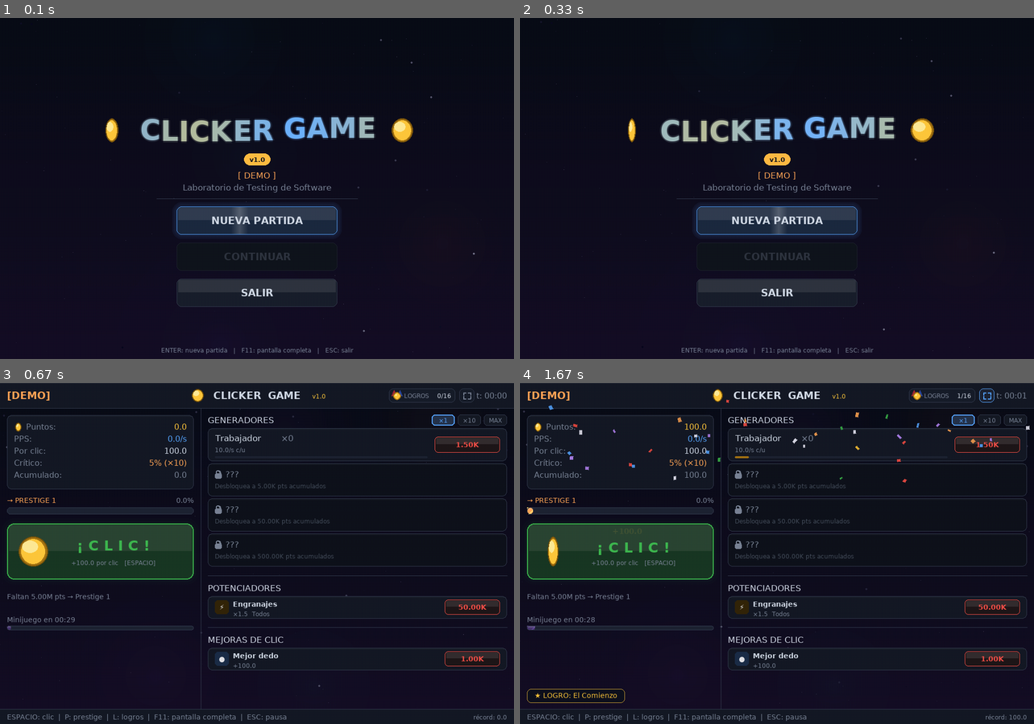
Above: before the commit, frames 1-4 (two rows, left to right).
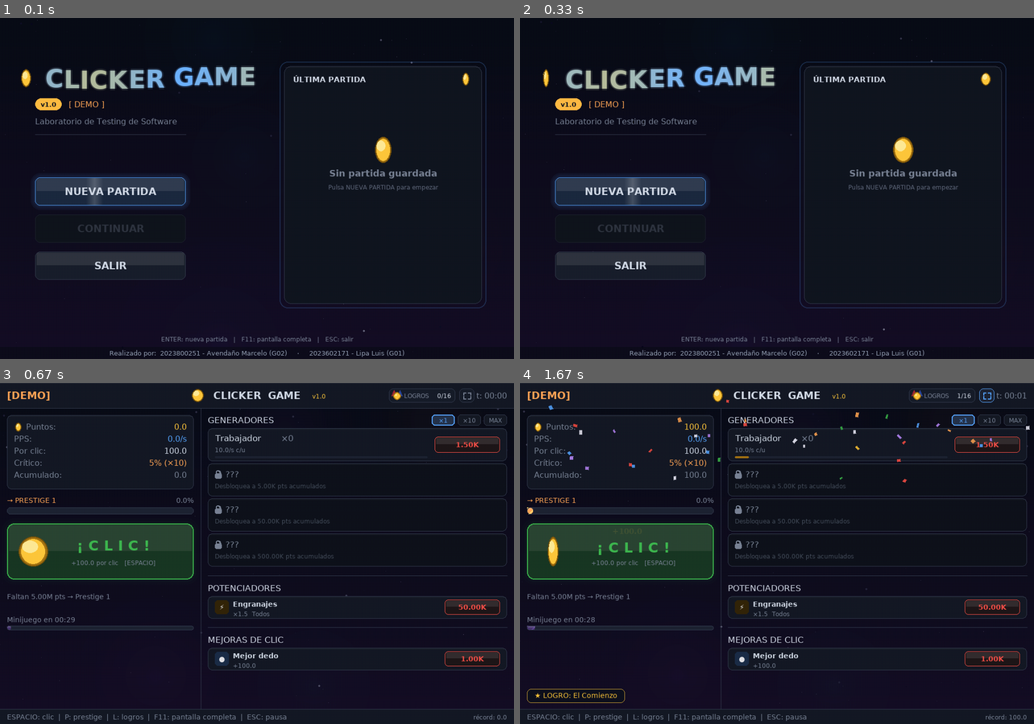
Above: after the commit, the same moments.

Repository: M4FB/Testing-Clicker
Game: pygame game, started from main.py
The game is run twice, just before and just after one commit, with the same random seed, the same clock (stepped at 60 frames per second) and the same inputs.
Inputs (mouse positions are in pixels of both pictures, inside the frame that each line leads up to):
- Up to frame 1 (0.1 s): no input
- Up to frame 2 (0.33 s): no input
- Up to frame 3 (0.67 s): tap Keypad Enter at 0.33 s
- Up to frame 4 (1.67 s): click (617, 550) at 0.72 s; click (941, 396) at 1.05 s; click (987, 396) at 1.38 s

The runs differ from the first frame. In frame 1, 15% of the frame differs, in the area x 4-95%, y 12-100%; in frame 2, 16%; in frame 3, nothing differs; in frame 4, nothing differs.

Commit message:
Se mejoro el menu y se incluyo un resumen

Diff:
--- a/main.py
+++ b/main.py
@@ -33,12 +33,16 @@
     pygame.display.set_caption("Clicker Game")
 
     # ── Música de fondo procedural ────────────────────────────────────────────
-    music = None
+    # Dos pistas distintas: una para el menú (calmada, Fa mayor) y otra para el
+    # juego (chiptune, Do menor). Se alternan según la pantalla activa.
+    music = menu_music = None
+    vol   = (info.get("music_vol", 0.32) if info else 0.32)
     try:
-        from src.music import get_music_sound
+        from src.music import get_music_sound, get_menu_music_sound
         music = get_music_sound()
-        music.set_volume(0.32)
-        music.play(loops=-1)
+        music.set_volume(vol)
+        menu_music = get_menu_music_sound()
+        menu_music.set_volume(vol)
     except Exception as exc:
         print(f"[música] No se pudo iniciar: {exc}", file=sys.stderr)
 
@@ -48,7 +52,15 @@
     from src import sfx
 
     while True:
+        if music:
+            music.stop()
+        if menu_music:
+            menu_music.play(loops=-1)
+
         action = MainMenu(screen).run()
+
+        if menu_music:
+            menu_music.stop()
         if action == "quit":
             break
 
@@ -61,8 +73,12 @@
             if "sfx_vol" in meta:
                 sfx.set_volume(meta["sfx_vol"])
 
+        if music:
+            music.play(loops=-1)
         result = GameUI(screen=screen, music=music,
                         state=state, elapsed=meta.get("elapsed", 0.0)).run()
+        if music:
+            music.stop()
         if result == "quit":
             break
         # result == "menu" → volver al while
--- a/src/menu.py
+++ b/src/menu.py
@@ -1,4 +1,11 @@
-"""Menú principal: gradiente, nebulosas, parallax, título animado."""
+"""Menú principal.
+
+Distribución a dos columnas:
+  • Izquierda  → título animado, identidad del proyecto y botones (alineados).
+  • Derecha    → tarjeta animada con las estadísticas de la última partida.
+Abajo, los créditos de autoría. Fondo procedural (gradiente, nebulosas,
+parallax de estrellas y textos flotantes de ambiente) heredado de fx.py.
+"""
 import math
 import random
 import sys
@@ -6,16 +13,20 @@
 
 import pygame
 
-from src.config import MODE
-from src.save import has_compatible_save
+from src.config import MODE, VICTORY_THRESHOLD
+from src.save import has_compatible_save, save_info
 from src.fx import (
-    BG, BG2, BORDER, TXT, MUTED, ACCENT, GOLD, GREEN, ORANGE, PURPLE,
-    lerp_color, ease_out, draw_text, vgradient,
-    Nebula, StarField, shiny_button, draw_coin,
+    BG, BG2, BORDER, PANEL, TXT, MUTED, ACCENT, GOLD, GREEN, ORANGE, PURPLE,
+    lerp_color, scale_color, draw_text, vgradient,
+    Nebula, StarField, shiny_button, striped_bar, draw_coin, Roll,
 )
+from src.ui.common import fmt, fmt_time, draw_panel
 
 FONT_REG  = "/usr/share/fonts/truetype/dejavu/DejaVuSans.ttf"
 FONT_BOLD = "/usr/share/fonts/truetype/dejavu/DejaVuSans-Bold.ttf"
+
+CREDITS = ("Realizado por:  2023800251 - Avendaño Marcelo (G02)"
+           "     ·     2023602171 - Lipa Luis (G01)")
 
 
 def _font(size, bold=False):
@@ -36,7 +47,7 @@
         self.speed  = random.uniform(16, 42)
         self.text   = random.choice(self._VALUES)
         self.color  = random.choice(self._COLORS)
-        self._alpha = random.randint(50, 110)
+        self._alpha = random.randint(40, 90)
         self._born  = time.time()
         self._life  = random.uniform(5.0, 9.0)
 
@@ -64,35 +75,51 @@
 class MainMenu:
     TITLE = "CLICKER GAME"
 
+    # Geometría de las columnas
+    LX   = 70                      # margen izquierdo
+    PANEL = pygame.Rect(566, 96, 394, 474)   # tarjeta de estadísticas (derecha)
+
     def __init__(self, screen: pygame.Surface):
         self.screen = screen
         self.clock  = pygame.time.Clock()
         self.W      = screen.get_width()
         self.H      = screen.get_height()
 
-        self.f_title = _font(56, bold=True)
-        self.f_sub   = _font(17)
+        self.f_title = _font(50, bold=True)
+        self.f_sub   = _font(16)
         self.f_btn   = _font(20, bold=True)
         self.f_float = _font(13)
         self.f_hint  = _font(12)
         self.f_badge = _font(13, bold=True)
-
-        self.bg_grad  = vgradient(self.W, self.H, BG, BG2)
-        self.nebulas  = [Nebula(self.W, self.H) for _ in range(4)]
-        self.stars    = StarField(self.W, self.H, 130)
+        self.f_card  = _font(15, bold=True)   # cabecera tarjeta
+        self.f_big   = _font(34, bold=True)   # número grande (acumulado)
+        self.f_lbl   = _font(12)              # etiquetas pequeñas
+        self.f_val   = _font(18, bold=True)   # valores
+        self.f_cred  = _font(13)
+
+        self.bg_grad = vgradient(self.W, self.H, BG, BG2)
+        self.nebulas = [Nebula(self.W, self.H) for _ in range(4)]
+        self.stars   = StarField(self.W, self.H, 130)
         self.floats: list[_FloatText] = []
         self._next_float = time.time()
 
-        btn_w, btn_h = 320, 56
-        cx, cy0, gap = self.W // 2, self.H // 2 + 36, 72
+        # ── Botones, alineados a la izquierda (mismo borde, misma anchura) ──
+        btn_w, btn_h, gap = 300, 56, 74
+        cy0 = 318
         self.buttons = [
             {"label": "NUEVA PARTIDA", "action": "new",  "en": True,
-             "rect": pygame.Rect(cx - btn_w // 2, cy0,           btn_w, btn_h)},
+             "rect": pygame.Rect(self.LX, cy0,           btn_w, btn_h)},
             {"label": "CONTINUAR",     "action": "cont", "en": has_compatible_save(),
-             "rect": pygame.Rect(cx - btn_w // 2, cy0 + gap,     btn_w, btn_h)},
+             "rect": pygame.Rect(self.LX, cy0 + gap,     btn_w, btn_h)},
             {"label": "SALIR",         "action": "quit", "en": True,
-             "rect": pygame.Rect(cx - btn_w // 2, cy0 + gap * 2, btn_w, btn_h)},
+             "rect": pygame.Rect(self.LX, cy0 + gap * 2, btn_w, btn_h)},
         ]
+
+        # ── Datos de la última partida + números rodantes (animación) ──────
+        self.save   = save_info()
+        self.r_total = Roll(0.0)
+        self.r_high  = Roll(0.0)
+        self.r_prog  = Roll(0.0)
         self._t0 = time.time()
 
     # ── Loop ──────────────────────────────────────────────────────────────────
@@ -131,6 +158,14 @@
                 n.update(dt)
             self.stars.update(dt)
 
+            # Animación de los contadores de la tarjeta
+            if self.save:
+                self.r_total.tick(float(self.save.get("total_points", 0.0)), dt)
+                self.r_high.tick(float(self.save.get("high_score", 0.0)), dt)
+                prog = min(1.0, float(self.save.get("total_points", 0.0)) /
+                           max(1.0, VICTORY_THRESHOLD))
+                self.r_prog.tick(prog, dt)
+
             mx, my = pygame.mouse.get_pos()
             self._draw(mx, my, now)
             self.clock.tick(60)
@@ -144,19 +179,34 @@
         for f in self.floats:
             f.draw(self.screen, self.f_float)
 
-        cx      = self.W // 2
+        self._draw_left(now)
+        self._draw_panel(now)
+        self._draw_buttons(mx, my, now)
+
+        # ── Pie: créditos de autoría + atajos ──────────────────────────────
+        draw_text(self.screen, "ENTER: nueva partida   |   F11: pantalla completa   |   ESC: salir",
+                  self.f_hint, MUTED, self.W // 2, self.H - 40, "center")
+        cred = self.f_cred.render(CREDITS, True, (150, 162, 182))
+        bar  = pygame.Rect(0, self.H - 24, self.W, 24)
+        strip = pygame.Surface(bar.size, pygame.SRCALPHA)
+        strip.fill((10, 13, 22, 150))
+        self.screen.blit(strip, bar.topleft)
+        self.screen.blit(cred, cred.get_rect(center=(self.W // 2, self.H - 12)))
+        pygame.display.flip()
+
+    # ── Columna izquierda: título + identidad ──────────────────────────────
+    def _draw_left(self, now):
         elapsed = now - self._t0
-        cy_t    = self.H // 2 - 116
-
-        # ── Monedas girando a los lados del título ─────────────────────────
-        tw = self.f_title.size(self.TITLE)[0]
-        draw_coin(self.screen, cx - tw // 2 - 56, cy_t, 24, now, speed=1.2)
-        draw_coin(self.screen, cx + tw // 2 + 56, cy_t, 24, now + 1.3, speed=1.2)
-
-        # ── Título: letras que ondulan con glow ────────────────────────────
-        pulse     = 0.5 + 0.5 * math.sin(elapsed * 1.4)
-        base_col  = lerp_color(ACCENT, (170, 215, 255), pulse * 0.5)
-        x = cx - tw // 2
+        cx      = self.LX
+        base_y  = 120
+
+        # Monedas girando flanqueando el título
+        draw_coin(self.screen, cx - 18, base_y, 18, now, speed=1.2)
+
+        # Título: letras que ondulan con glow, alineadas a la izquierda
+        pulse    = 0.5 + 0.5 * math.sin(elapsed * 1.4)
+        base_col = lerp_color(ACCENT, (170, 215, 255), pulse * 0.5)
+        x = cx + 20
         for i, ch in enumerate(self.TITLE):
             if ch == " ":
                 x += self.f_title.size(" ")[0]
@@ -167,27 +217,28 @@
             glow  = glyph.copy()
             glow.set_alpha(int(26 + 30 * pulse))
             for dx, dy in ((-3, 0), (3, 0), (0, -3), (0, 3)):
-                self.screen.blit(glow, (x + dx, cy_t - glyph.get_height() // 2 + bob + dy))
-            self.screen.blit(glyph, (x, cy_t - glyph.get_height() // 2 + bob))
+                self.screen.blit(glow, (x + dx, base_y - glyph.get_height() // 2 + bob + dy))
+            self.screen.blit(glyph, (x, base_y - glyph.get_height() // 2 + bob))
             x += glyph.get_width()
 
-        # ── Badge de versión + modo ─────────────────────────────────────────
+        # Badge de versión + modo + subtítulo
         badge = self.f_badge.render("v1.0", True, (16, 20, 30))
         bw, bh = badge.get_width() + 22, 24
-        br = pygame.Rect(cx - bw // 2, cy_t + 46, bw, bh)
+        br = pygame.Rect(cx, base_y + 40, bw, bh)
         pygame.draw.rect(self.screen, lerp_color(GOLD, ORANGE, pulse * 0.5), br,
                          border_radius=12)
         self.screen.blit(badge, badge.get_rect(center=br.center))
 
         mode_col = ORANGE if MODE == "demo" else ACCENT
         draw_text(self.screen, f"[ {MODE.upper()} ]", self.f_sub, mode_col,
-                  cx, cy_t + 90, "center")
+                  br.right + 14, br.centery, "midleft")
         draw_text(self.screen, "Laboratorio de Testing de Software", self.f_sub,
-                  MUTED, cx, cy_t + 114, "center")
+                  MUTED, cx, base_y + 86, "midleft")
         pygame.draw.line(self.screen, BORDER,
-                         (cx - 200, cy_t + 136), (cx + 200, cy_t + 136), 1)
-
-        # ── Botones ──────────────────────────────────────────────────────────
+                         (cx, base_y + 112), (cx + 300, base_y + 112), 1)
+
+    # ── Botones ────────────────────────────────────────────────────────────
+    def _draw_buttons(self, mx, my, now):
         for bi, btn in enumerate(self.buttons):
             rect = btn["rect"]
             hov  = btn["en"] and rect.collidepoint(mx, my)
@@ -207,6 +258,99 @@
             draw_text(self.screen, btn["label"], self.f_btn, tc,
                       rect.centerx, rect.centery, "center")
 
-        draw_text(self.screen, "ENTER: nueva partida   |   F11: pantalla completa   |   ESC: salir",
-                  self.f_hint, MUTED, cx, self.H - 18, "center")
-        pygame.display.flip()
+    # ── Tarjeta de estadísticas (derecha) ──────────────────────────────────
+    def _draw_panel(self, now):
+        p = self.PANEL
+        pulse = 0.5 + 0.5 * math.sin(now * 1.6)
+
+        # Glow del borde (animación)
+        gs = pygame.Surface((p.width + 24, p.height + 24), pygame.SRCALPHA)
+        pygame.draw.rect(gs, (*ACCENT, int(28 + 26 * pulse)),
+                         gs.get_rect().inflate(-6, -6), 2, border_radius=16)
+        self.screen.blit(gs, (p.x - 12, p.y - 12))
+        draw_panel(self.screen, p, color=(18, 22, 33), border=BORDER, radius=14)
+
+        pad = 18
+        x0, y = p.x + pad, p.y + pad
+
+        # Cabecera: título + moneda girando + badge de modo
+        draw_text(self.screen, "ÚLTIMA PARTIDA", self.f_card, TXT, x0, y, "topleft")
+        draw_coin(self.screen, p.right - pad - 14, y + 8, 13, now, speed=1.4)
+        save = self.save
+
+        if not save:
+            draw_text(self.screen, "Sin partida guardada", self.f_val, MUTED,
+                      p.centerx, p.centery - 24, "center")
+            draw_text(self.screen, "Pulsa NUEVA PARTIDA para empezar", self.f_lbl,
+                      (96, 106, 124), p.centerx, p.centery + 4, "center")
+            draw_coin(self.screen, p.centerx, p.centery - 70, 26, now, speed=1.1)
+            return
+
+        smode = str(save.get("mode", "?")).upper()
+        mcol  = ORANGE if smode == "DEMO" else ACCENT
+        mbw   = self.f_lbl.size(smode)[0] + 16
+        mbr   = pygame.Rect(p.right - pad - 34 - mbw, y - 2, mbw, 18)
+        # (el badge de modo va a la izquierda de la moneda)
+        mbr.right = p.right - pad - 30
+        pygame.draw.rect(self.screen, (28, 34, 48), mbr, border_radius=9)
+        pygame.draw.rect(self.screen, mcol, mbr, 1, border_radius=9)
+        draw_text(self.screen, smode, self.f_lbl, mcol, mbr.centerx, mbr.centery, "center")
+
+        pygame.draw.line(self.screen, BORDER, (x0, y + 30), (p.right - pad, y + 30), 1)
+        y += 44
+
+        # Número grande: total acumulado (rodante)
+        draw_text(self.screen, "TOTAL ACUMULADO", self.f_lbl, MUTED, x0, y, "topleft")
+        draw_text(self.screen, fmt(self.r_total.v), self.f_big, GOLD, x0, y + 16, "topleft")
+        if save.get("won"):
+            draw_text(self.screen, "★ ¡VICTORIA!", self.f_lbl, GREEN,
+                      p.right - pad, y + 26, "topright")
+        y += 64
+
+        # Barra de progreso hacia la victoria (rayas animadas)
+        draw_text(self.screen, "Progreso a la victoria", self.f_lbl, MUTED, x0, y, "topleft")
+        bar = pygame.Rect(x0, y + 18, p.width - pad * 2, 14)
+        striped_bar(self.screen, bar, self.r_prog.v, GREEN, now=now)
+        draw_text(self.screen, f"{self.r_prog.v * 100:.1f}%", self.f_lbl, TXT,
+                  bar.right, y - 1, "topright")
+        y += 46
+
+        # Récord
+        draw_text(self.screen, "RÉCORD (puntos a la vez)", self.f_lbl, MUTED, x0, y, "topleft")
+        draw_text(self.screen, fmt(self.r_high.v), self.f_val, ACCENT,
+                  p.right - pad, y - 2, "topright")
+        y += 28
+        pygame.draw.line(self.screen, BORDER, (x0, y), (p.right - pad, y), 1)
+        y += 12
+
+        # Rejilla de estadísticas (2 columnas)
+        st = save.get("stats", {}) or {}
+        rows = [
+            ("Clics",       f"{st.get('clicks', 0):,}".replace(",", " "),
+             "Críticos",    f"{st.get('crits', 0):,}".replace(",", " ")),
+            ("Doradas",     str(st.get("golden", 0)),
+             "Minijuegos",  f"{st.get('mini_won', 0)}/"
+                            f"{st.get('mini_won', 0) + st.get('mini_lost', 0)}"),
+            ("Prestigios",  str(save.get("prestige_count", 0)),
+             "Puntos PP",   str(save.get("prestige_points", 0))),
+        ]
+        colw = (p.width - pad * 2) // 2
+        for l1, v1, l2, v2 in rows:
+            self._stat_cell(x0,         y, colw, l1, v1)
+            self._stat_cell(x0 + colw,  y, colw, l2, v2)
+            y += 40
+
+        # Pie de la tarjeta: tiempo jugado + fecha de guardado
+        y = p.bottom - pad - 16
+        pygame.draw.line(self.screen, BORDER, (x0, y - 8), (p.right - pad, y - 8), 1)
+        draw_text(self.screen, f"Tiempo jugado:  {fmt_time(save.get('elapsed', 0.0))}",
+                  self.f_lbl, MUTED, x0, y, "topleft")
+        ts = save.get("saved_at")
+        if ts:
+            when = time.strftime("%d/%m/%Y %H:%M", time.localtime(ts))
+            draw_text(self.screen, when, self.f_lbl, MUTED,
+                      p.right - pad, y, "topright")
+
+    def _stat_cell(self, x, y, w, label, value):
+        draw_text(self.screen, label, self.f_lbl, MUTED, x + 4, y, "topleft")
+        draw_text(self.screen, value, self.f_val, TXT, x + 4, y + 14, "topleft")
--- a/src/music.py
+++ b/src/music.py
@@ -134,11 +134,98 @@
     return np.int16(stereo * 32767)
 
 
-_cached: "pygame.mixer.Sound | None" = None
+# ── Música del menú ─────────────────────────────────────────────────────────
+# Pieza deliberadamente distinta a la del juego: Fa mayor (luminosa) en vez
+# de Do menor, tempo más lento, pad etéreo con campanas y eco amplio. Da una
+# sensación de calma/portada frente al pulso "chiptune" del juego.
+
+def generate_menu_loop(duration: float = 16.0) -> np.ndarray:
+    """Loop ambiente para el menú principal. Array int16 stereo (N, 2)."""
+    n  = int(_SR * duration)
+    t  = np.linspace(0, duration, n, endpoint=False)
+    au = np.zeros(n, dtype=np.float64)
+
+    # Frecuencias (Hz) — escala de Fa mayor
+    F2,  A2,  Bb2, C3 = 87.31, 110.00, 116.54, 130.81
+    D4,  E4,  F4,  G4 = 293.66, 329.63, 349.23, 392.00
+    A3,  C4          = 220.00, 261.63
+    A4,  Bb4, C5, F5 = 440.00, 466.16, 523.25, 698.46
+
+    bar = duration / 4    # 4 s por compás (la mitad de rápido que el juego)
+
+    # ── Capa 1: Pad de acordes Maj7 + sub-bajo suave (uno por compás) ─────
+    # Progresión Fmaj7 – Am7 – Bbmaj7 – C : cálida y resolutiva.
+    chords = [
+        [F4, A4, C5, E4],     # Fmaj7
+        [E4, A4, C5, E4],     # Am7
+        [D4, F4, A4, Bb4],    # Bbmaj7
+        [E4, G4, C5, Bb4],    # C7
+    ]
+    roots = [F2, A2, Bb2, C3]
+    for bi, chord in enumerate(chords):
+        t0 = bi * bar
+        m  = (t >= t0) & (t < t0 + bar)
+        if not m.any():
+            continue
+        tl   = t[m] - t0
+        penv = _ar(tl, bar * 0.30, bar * 0.42, bar)   # ataque lento = pad
+        for freq in chord:
+            au[m] += 0.040 * penv * _sine(freq, tl)
+            au[m] += 0.010 * penv * _sine(freq * 2, tl)
+        renv = _ar(tl, bar * 0.10, bar * 0.45, bar)
+        au[m] += 0.13 * renv * _tri(roots[bi], tl)
+
+    # ── Capa 2: Arpegio campana (senos con resonancia que se solapa) ──────
+    arp = [
+        F4, A4, C5, A4,   E4, A4, C5, E4,
+        D4, F4, A4, F4,   E4, G4, C5, G4,
+    ]
+    nd = duration / len(arp)
+    for i, freq in enumerate(arp):
+        t0 = i * nd
+        m  = (t >= t0) & (t < t0 + nd * 1.7)          # cola que resuena
+        if not m.any():
+            continue
+        tl  = t[m] - t0
+        env = np.exp(-tl * 2.1) * np.clip(tl / 0.010, 0, 1)
+        au[m] += 0.046 * env * _sine(freq, tl)
+        au[m] += 0.010 * env * _sine(freq * 2, tl)
+
+    # ── Capa 3: Destello agudo lento, medio compás ───────────────────────
+    for bi in range(4):
+        t0  = bi * bar + bar * 0.5
+        dur = bar * 0.5
+        m   = (t >= t0) & (t < t0 + dur)
+        if not m.any():
+            continue
+        tl  = t[m] - t0
+        env = np.exp(-tl * 4.0) * np.clip(tl / 0.02, 0, 1)
+        au[m] += 0.016 * env * _sine(F5, tl)
+
+    # ── Eco amplio (más espacioso que el juego) ──────────────────────────
+    for delay_ms, decay in [(190, 0.30), (380, 0.17)]:
+        ds = int(_SR * delay_ms / 1000)
+        if ds < n:
+            au[ds:] += decay * au[:-ds]
+
+    # ── Crossfade + normalizar ───────────────────────────────────────────
+    fade = int(_SR * 0.10)
+    au[:fade]  *= np.linspace(0, 1, fade)
+    au[-fade:] *= np.linspace(1, 0, fade)
+    peak = np.max(np.abs(au))
+    if peak > 0:
+        au = au / peak * 0.64
+
+    stereo = np.column_stack([au, au])
+    return np.int16(stereo * 32767)
+
+
+_cached:      "pygame.mixer.Sound | None" = None
+_cached_menu: "pygame.mixer.Sound | None" = None
 
 
 def get_music_sound() -> "pygame.mixer.Sound":
-    """Devuelve el Sound generado (lo crea solo la primera vez)."""
+    """Devuelve el Sound del juego (lo crea solo la primera vez)."""
     global _cached
     if _cached is None:
         arr = generate_loop()
@@ -146,6 +233,15 @@
     return _cached
 
 
+def get_menu_music_sound() -> "pygame.mixer.Sound":
+    """Devuelve el Sound del menú (lo crea solo la primera vez)."""
+    global _cached_menu
+    if _cached_menu is None:
+        _cached_menu = pygame.sndarray.make_sound(generate_menu_loop())
+    return _cached_menu
+
+
 def _reset_cache() -> None:
-    global _cached
+    global _cached, _cached_menu
     _cached = None
+    _cached_menu = None
